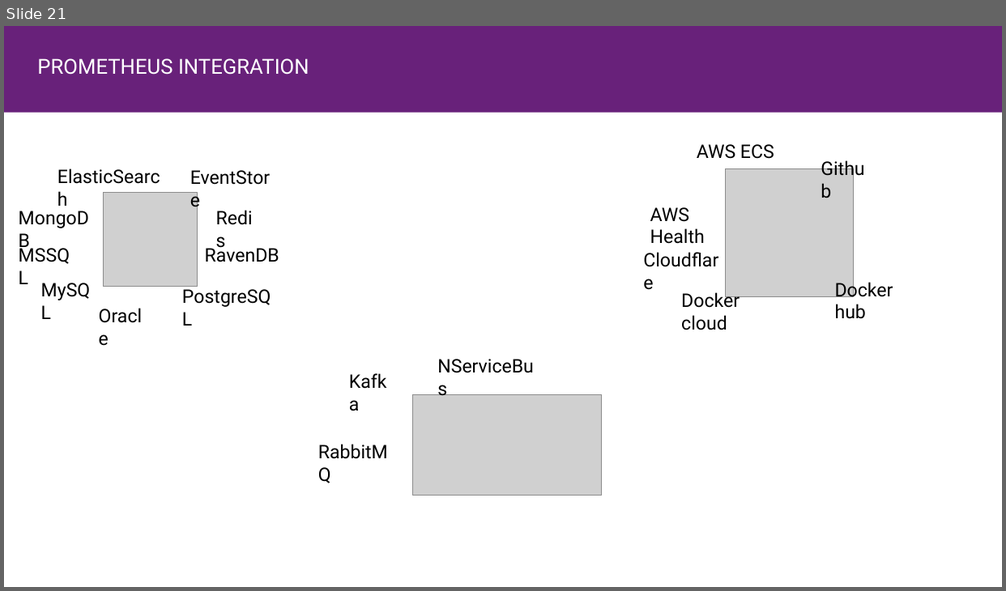
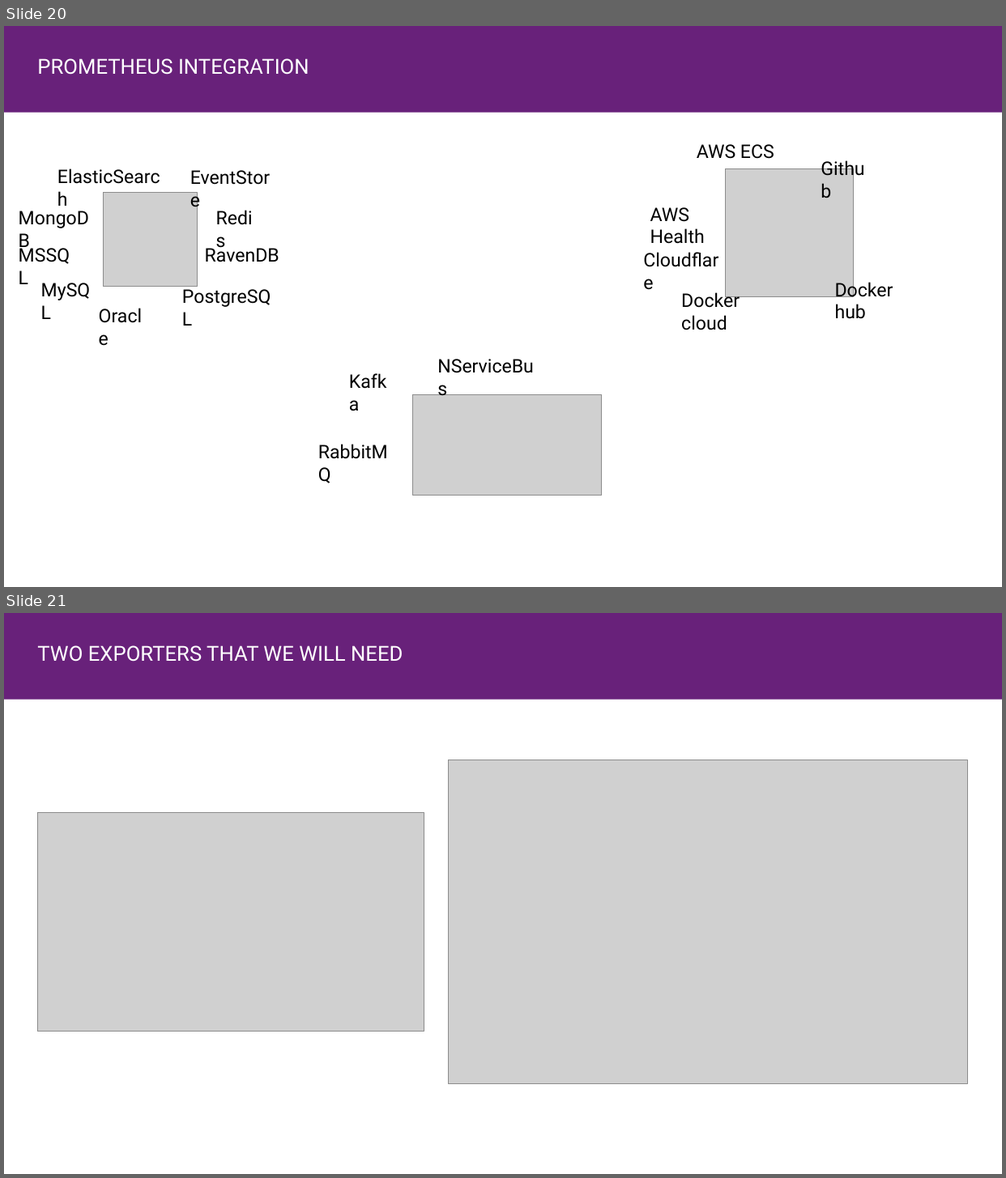
Before and after one commit to jruizx/dotnet-bcn, a slide deck: .net core bcn user group.pptx. Shown one above the other, each under a label of ours: slide 21 before the commit, slides 20 and 21 after it. The pictures are 1006x591 and 1006x1178 pixels, drawn with LibreOffice and Linux fonts; fonts in the diff are those of the drawing; grey boxes stand for pictures. Boxes give left, top, right and bottom in pixels: in the first picture for what was removed or moved away, otherwise in the second. Text is boxed around its words. In the diff, an @@ line names an element or a change of style, - is before the commit and + after.

```diff
--- a/.net core bcn user group.pptx
+++ b/.net core bcn user group.pptx
@@ slide 21 added at box(4, 613, 1002, 1174), background #FFFFFF @@
@@ rectangle added at box(4, 613, 1002, 700), fill #68217A @@
@@ text added at box(37, 645, 403, 662), 20 pt, text #FFFFFF @@
+TWO EXPORTERS THAT WE WILL NEED
@@ picture added at box(448, 760, 967, 1084) @@
@@ picture added at box(37, 813, 424, 1033) @@
@@ what was slide 21 is now slide 20 @@
```
Also in this commit, not shown: 9 other slides added, 12 slides removed, 11 other files.
